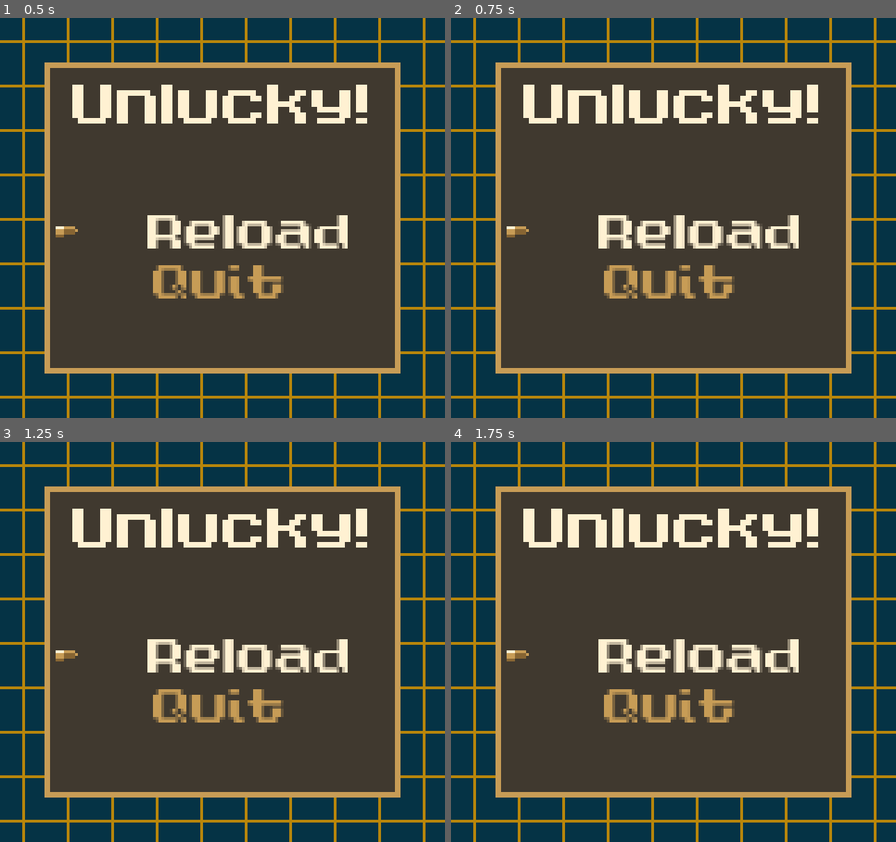
Above: before the commit, frames 1-4 (two rows, left to right).
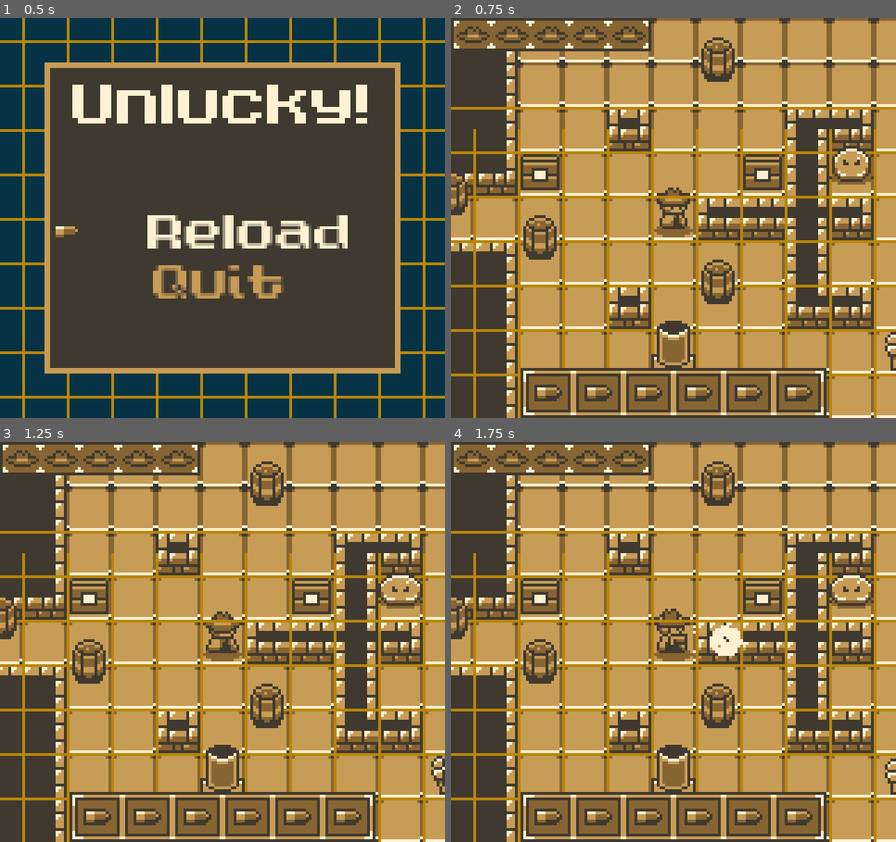
Above: after the commit, the same moments.

Repository: ThGnommy/gb-jam-13
Game: Godot game, scene res://scenes/UI/game_over.tscn
The game is run twice, just before and just after one commit, with the same random seed, the same clock (stepped at 60 frames per second) and the same inputs. This scene is started directly instead of the project's main scene.
Inputs:
- Up to frame 1 (0.5 s): no input
- Up to frame 2 (0.75 s): click "Reload" at 0.5 s
- Up to frame 3 (1.25 s): no input
- Up to frame 4 (1.75 s): hold Right (right) from 1.28 s (still down); hold Z (fire) from 1.28 s (still down)

Frame 1 is identical in both runs. In frame 2, 88% of the frame differs, in the area x 0-100%, y 0-100%; in frame 3, 88%; in frame 4, 88%.

Commit message:
add game over

Diff:
--- a/project.godot
+++ b/project.godot
@@ -19,7 +19,6 @@
 
 [autoload]
 
-CardPool="*res://scenes/scripts/CardPool.gd"
 GridManager="*res://scenes/scripts/enemyManager.gd"
 TurnManager="*res://scenes/scripts/turn_manager.gd"
 BulletFactory="*res://scenes/scripts/bullet_factory.gd"
--- a/scenes/levels/FabioTest.tscn
+++ b/scenes/levels/FabioTest.tscn
@@ -474,12 +474,12 @@
 offset_right = 40.0
 offset_bottom = 23.0
 
-[node name="CanvasLayer" type="CanvasLayer" parent="."]
-
-[node name="BulletBelt" parent="CanvasLayer" node_paths=PackedStringArray("player") instance=ExtResource("11_7gwfg")]
+[node name="UICanvasLayer" type="CanvasLayer" parent="."]
+
+[node name="BulletBelt" parent="UICanvasLayer" node_paths=PackedStringArray("player") instance=ExtResource("11_7gwfg")]
 player = NodePath("../../Player")
 
-[node name="HealthUI" parent="CanvasLayer" node_paths=PackedStringArray("player") instance=ExtResource("2_trxt2")]
+[node name="HealthUI" parent="UICanvasLayer" node_paths=PackedStringArray("player") instance=ExtResource("2_trxt2")]
 player = NodePath("../../Player")
 
 [node name="Shotgun-pickup3" parent="." instance=ExtResource("14_oumif")]
@@ -500,4 +500,4 @@
 [node name="Shotgun-pickup6" parent="." instance=ExtResource("14_oumif")]
 position = Vector2(304, 112)
 
-[connection signal="belt_changed" from="Player" to="CanvasLayer/BulletBelt" method="_on_player_belt_changed"]
+[connection signal="belt_changed" from="Player" to="UICanvasLayer/BulletBelt" method="_on_player_belt_changed"]
--- a/scenes/levels/FabioTest2.tscn
+++ b/scenes/levels/FabioTest2.tscn
@@ -415,7 +415,6 @@
 
 [node name="Cowboy" parent="Level/Enemies" instance=ExtResource("7_if0w5")]
 position = Vector2(384, 48)
-animation_speed = 1.0
 
 [node name="Objects" type="Node2D" parent="Level"]
 position = Vector2(368, 224)
--- a/scenes/scripts/player.gd
+++ b/scenes/scripts/player.gd
@@ -8,6 +8,7 @@
 @export var animation_speed: float = 1.0
 @onready var raycast = $RayCast2D
 @onready var anim = $SpritesRoot/AnimatedSprite2D
+var game_over_ui: PackedScene = preload("res://scenes/UI/game_over.tscn")
 
 var player_direction: Vector2i
 
@@ -160,7 +161,6 @@
 	set_idle_animation()
 	$ShootAudioStream.play()
 
-
 func _pass_turn():
 	TurnManager.remove_entity_from_current_turn(self)
 	TurnManager.try_update_to_next_turn()
@@ -171,9 +171,11 @@
 	print("Reloaded! Now have %d bullets." % remaining_bullets.size())
 	_pass_turn()
 
-
 func die():
 	# todo player animation
+	print("PLAYER DIE")
+	var ui = game_over_ui.instantiate()
+	get_parent().get_node_or_null("UICanvasLayer").add_child(ui)
 	pass
 
 func player_turn():
--- a/scenes/scripts/ui/game_over.gd
+++ b/scenes/scripts/ui/game_over.gd
@@ -8,5 +8,14 @@
 func _on_quit_pressed() -> void:
 	get_tree().quit()
 
+func reset_game_states() -> void:
+	GridManager.enemy_array = []
+	GridManager.occupancy_map = []
+	GridManager.map_matrix_init()
+	GridManager.fill_matrix_with_walls()
+	TurnManager.current_turn_objects = []
+	TurnManager.current_turn = TurnManager.TurnState.Player
+
 func _on_reload_pressed() -> void:
-	get_tree().reload_current_scene()
+	reset_game_states()
+	get_tree().change_scene_to_file("res://scenes/levels/FabioTest.tscn")
Not shown: 1 places in scenes/UI/main_menu.tscn that only renumber resources
Not shown: 1 places in scenes/levels/FabioTest2.tscn that only renumber resources
Not shown: 1 places in scenes/objects/cowboy.tscn that only renumber resources
Not shown: 1 places in scenes/objects/slime.tscn that only renumber resources
